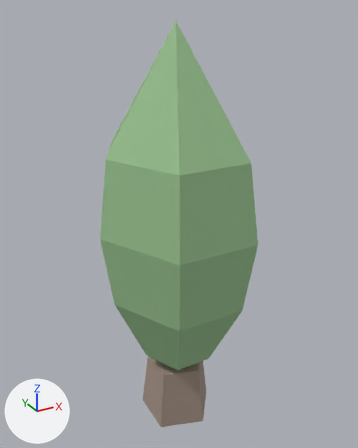
The glTF model web/public/models/tree-conifer-b-far.glb as it was, and as the next commit left it.
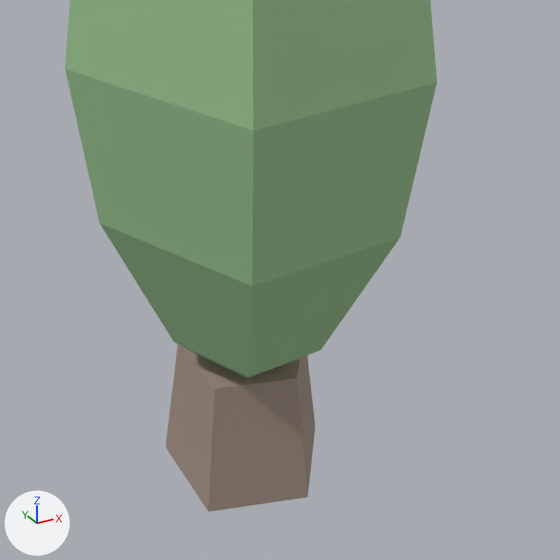
Each version is shown whole from a 50 mm camera at (-0.517, -0.953, 1.027) aimed at (0.015, 0.014, 0.544), then close up on the part from 20% to 87% of the width and 47% to 100% of the height. Arrows for +X, +Y and +Z are at lower left; the lights stay in place. The older version's two pictures come first. Vertices at exactly the same position are counted once.

Script lines for the objects in view, before the commit:
```python
me_tree_conifer_b_far = bpy.data.meshes.new('tree-conifer-b-far')
me_tree_conifer_b_far.from_pydata(...)  # 38 vertices, 68 faces; spans x -0.192..0.192, y -0.192..0.192, z 0.0..1.0
# faces by material slot: [48, 20]
me_tree_conifer_b_far.materials.append(mat_foliage)  # greyish green #97bf8e
me_tree_conifer_b_far.materials.append(mat_bark)  # beige #a08e81
ob_tree_conifer_b_far = bpy.data.objects.new('tree-conifer-b-far', me_tree_conifer_b_far)
ob_tree_conifer_b_far.location = (0.0, 0.0, 0.0)
```
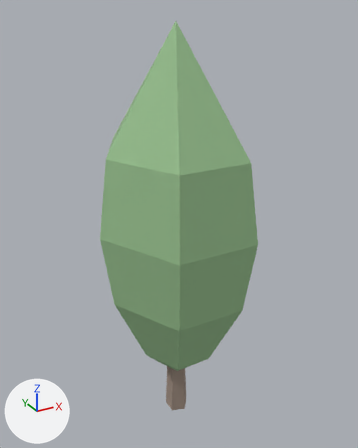
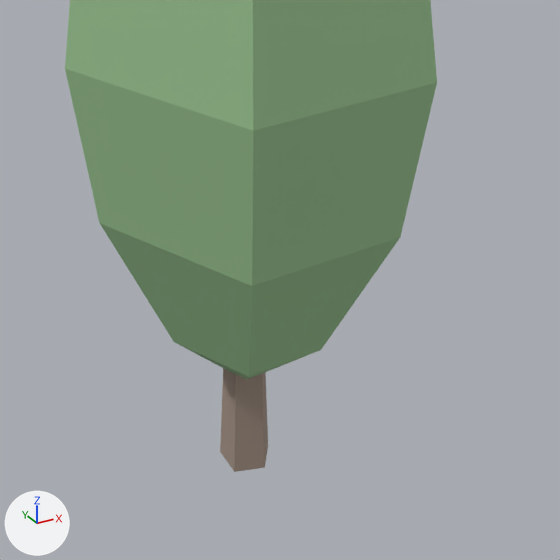
The edits, one by one:
me_tree_conifer_b_far has 38 vertices, 68 faces and spans x -0.192..0.192, y -0.192..0.192, z 0.0..1.0.
me_tree_conifer_b_far is used by ob_tree_conifer_b_far; location (0.0, 0.0, 0.0).
me_tree_conifer_b_far part 1: the loose piece of 12 vertices spanning x -0.079..0.098, y -0.093..0.093, z 0.0..0.16 is scaled about the mesh origin by (0.316, 0.316, 1).

Changed parts and their boxes (x1, y1, x2, y2) in the close-ups (560 x 560 px; the box of a moved part takes in the faces that stretch with it):
'tree-conifer-b-far', reshaped: before (65, 0, 437, 512); after (65, 0, 437, 472)
part 1 of me_tree_conifer_b_far, moved or reshaped: before (165, 344, 315, 512); after (220, 368, 268, 472)
